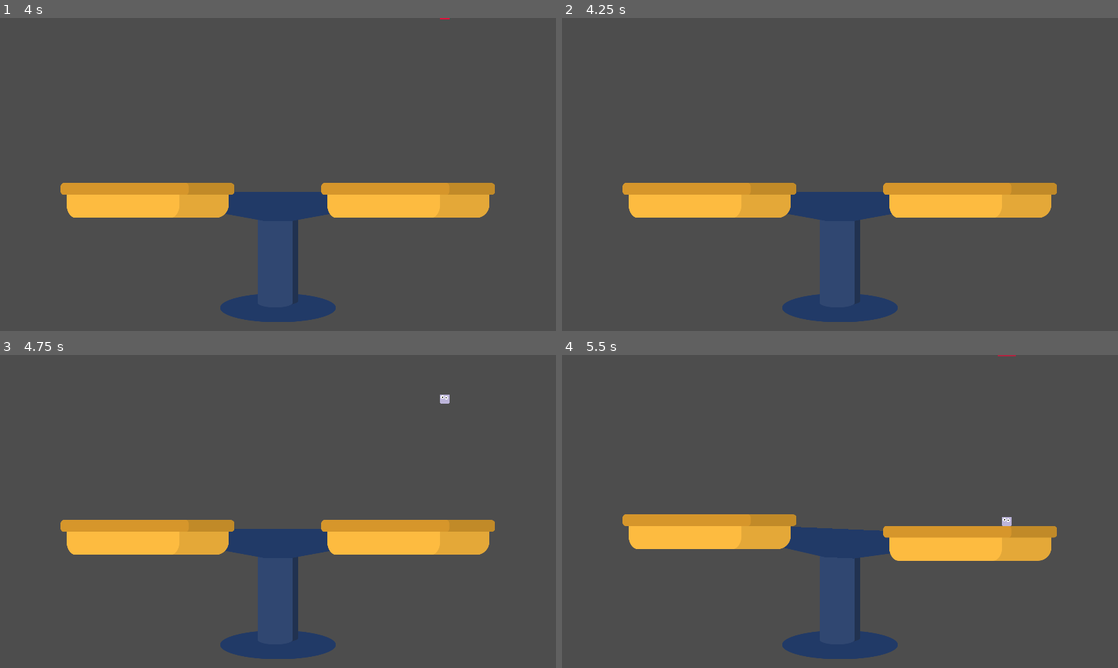
Above: before the commit, frames 1-4 (two rows, left to right).
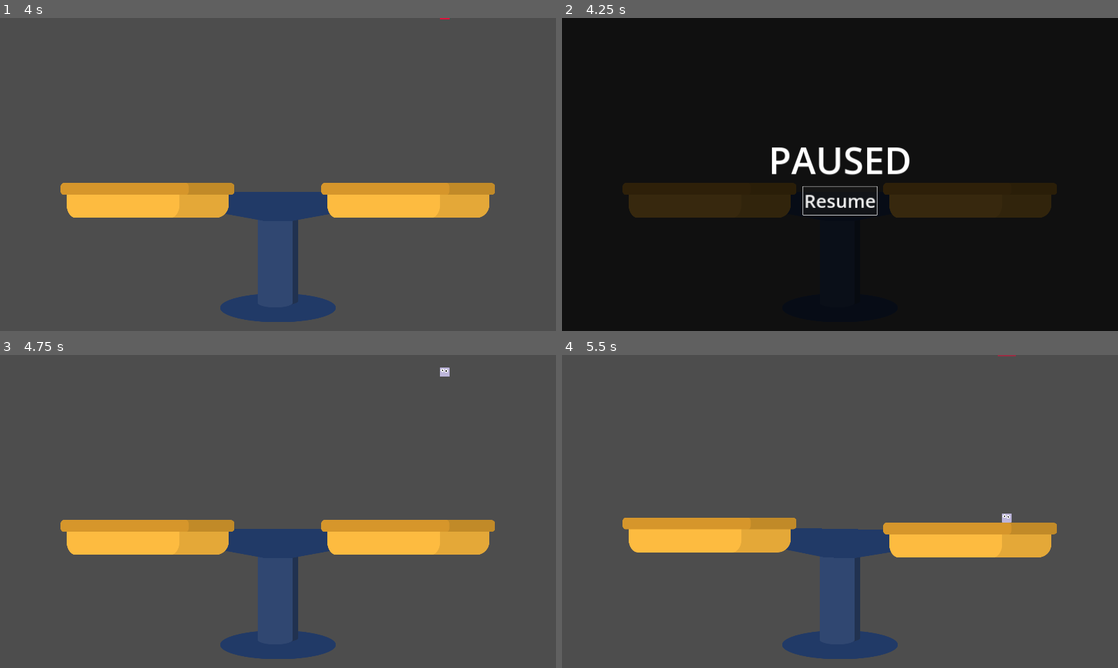
Above: after the commit, the same moments.

Repository: njamster/gmtk_jam_2024
Game: Godot game, scene res://screens/game.tscn
The game is run twice, just before and just after one commit, with the same random seed, the same clock (stepped at 60 frames per second) and the same inputs.
Inputs (mouse positions are in pixels of both pictures, inside the frame that each line leads up to):
- Up to frame 1 (4 s): tap Enter at 0.5, 2, 3.5 s; move the mouse to (400, 158) at 0.52 s; tap Space at 1.25, 2.75 s; move the mouse to (166, 190) at 1.27 s; move the mouse to (333, 105) at 2.02 s; move the mouse to (250, 237) at 2.77 s; move the mouse to (444, 221) at 3.52 s
- Up to frame 2 (4.25 s): tap Escape (pause_game, bound only after the commit) at 4.15 s
- Up to frame 3 (4.75 s): click (278, 536) at 4.25 s, where only the run after the commit has a clickable "Resume"
- Up to frame 4 (5.5 s): move the mouse to (1006, 461) at 5.02 s

Frame 1 is identical in both runs. In frame 2, 100% of the frame differs, in the area x 0-100%, y 0-100%; in frame 3, 0.1%; in frame 4, 2.0%.

Commit message:
Add rudimentary pause screen
Press Escape or P to pause the game. Then click "Resume" (or simply
press Enter, since it's focused by default) to continue.

Diff:
--- a/project.godot
+++ b/project.godot
@@ -51,6 +51,12 @@
 "events": [Object(InputEventKey,"resource_local_to_scene":false,"resource_name":"","device":-1,"window_id":0,"alt_press …(191 unchanged characters)…
 ]
 }
+pause_game={
+"deadzone": 0.5,
+"events": [Object(InputEventKey,"resource_local_to_scene":false,"resource_name":"","device":-1,"window_id":0,"alt_pressed":false,"shift_pressed":false,"ctrl_pressed":false,"meta_pressed":false,"pressed":false,"keycode":0,"physical_keycode":0,"key_label":4194305,"unicode":0,"location":0,"echo":false,"script":null)
+, Object(InputEventKey,"resource_local_to_scene":false,"resource_name":"","device":-1,"window_id":0,"alt_pressed":false,"shift_pressed":false,"ctrl_pressed":false,"meta_pressed":false,"pressed":false,"keycode":0,"physical_keycode":0,"key_label":80,"unicode":112,"location":0,"echo":false,"script":null)
+]
+}
 
 [rendering]
 
--- a/screens/game.gd
+++ b/screens/game.gd
@@ -33,3 +33,8 @@
 func _on_level_border_body_entered(body: Node2D) -> void:
 	if body.is_in_group("Block"):
 		body.kill()
+
+
+func _unhandled_key_input(event: InputEvent) -> void:
+	if event.is_action_pressed("pause_game"):
+		$PauseScreen.open()
--- a/screens/game.tscn
+++ b/screens/game.tscn
@@ -1,7 +1,8 @@
-[gd_scene load_steps=4 format=3 uid="uid://x03e20t6txss"]
+[gd_scene load_steps=5 format=3 uid="uid://x03e20t6txss"]
 
 [ext_resource type="Script" path="res://screens/game.gd" id="1_b4tnn"]
 [ext_resource type="PackedScene" uid="uid://brvkk4mplduis" path="res://scale/scale.tscn" id="1_lebfw"]
+[ext_resource type="PackedScene" uid="uid://b766c28kkk1lh" path="res://screens/pause_screen.tscn" id="3_qkx4y"]
 
 [sub_resource type="WorldBoundaryShape2D" id="WorldBoundaryShape2D_5b2na"]
 
@@ -47,5 +48,7 @@
 wait_time = 4.0
 autostart = true
 
+[node name="PauseScreen" parent="." instance=ExtResource("3_qkx4y")]
+
 [connection signal="body_entered" from="LevelBorder" to="." method="_on_level_border_body_entered"]
 [connection signal="timeout" from="SpawnTimer" to="." method="_on_spawn_timer_timeout"]
--- /dev/null
+++ b/screens/pause_screen.gd
@@ -0,0 +1,21 @@
+extends CanvasLayer
+
+
+func _enter_tree() -> void:
+	self.hide()
+	self.process_mode = Node.PROCESS_MODE_ALWAYS
+
+
+func open() -> void:
+	get_tree().paused = true
+	%Resume.grab_focus()
+	self.show()
+
+
+func close() -> void:
+	self.hide()
+	get_tree().paused = false
+
+
+func _on_resume_pressed() -> void:
+	self.close()
--- /dev/null
+++ b/screens/pause_screen.tscn
@@ -0,0 +1,43 @@
+[gd_scene load_steps=2 format=3 uid="uid://b766c28kkk1lh"]
+
+[ext_resource type="Script" path="res://screens/pause_screen.gd" id="1_8qclp"]
+
+[node name="PauseScreen" type="CanvasLayer"]
+script = ExtResource("1_8qclp")
+
+[node name="DimmedBackground" type="ColorRect" parent="."]
+anchors_preset = 15
+anchor_right = 1.0
+anchor_bottom = 1.0
+grow_horizontal = 2
+grow_vertical = 2
+color = Color(0, 0, 0, 0.784314)
+
+[node name="Buttons" type="VBoxContainer" parent="."]
+anchors_preset = 8
+anchor_left = 0.5
+anchor_top = 0.5
+anchor_right = 0.5
+anchor_bottom = 0.5
+offset_left = -35.0
+offset_top = -33.0
+offset_right = 35.0
+offset_bottom = 33.0
+grow_horizontal = 2
+grow_vertical = 2
+
+[node name="Heading" type="Label" parent="Buttons"]
+layout_mode = 2
+theme_override_font_sizes/font_size = 128
+text = "Paused"
+uppercase = true
+
+[node name="Resume" type="Button" parent="Buttons"]
+unique_name_in_owner = true
+layout_mode = 2
+size_flags_horizontal = 4
+mouse_default_cursor_shape = 2
+theme_override_font_sizes/font_size = 64
+text = "Resume"
+
+[connection signal="pressed" from="Buttons/Resume" to="." method="_on_resume_pressed"]
